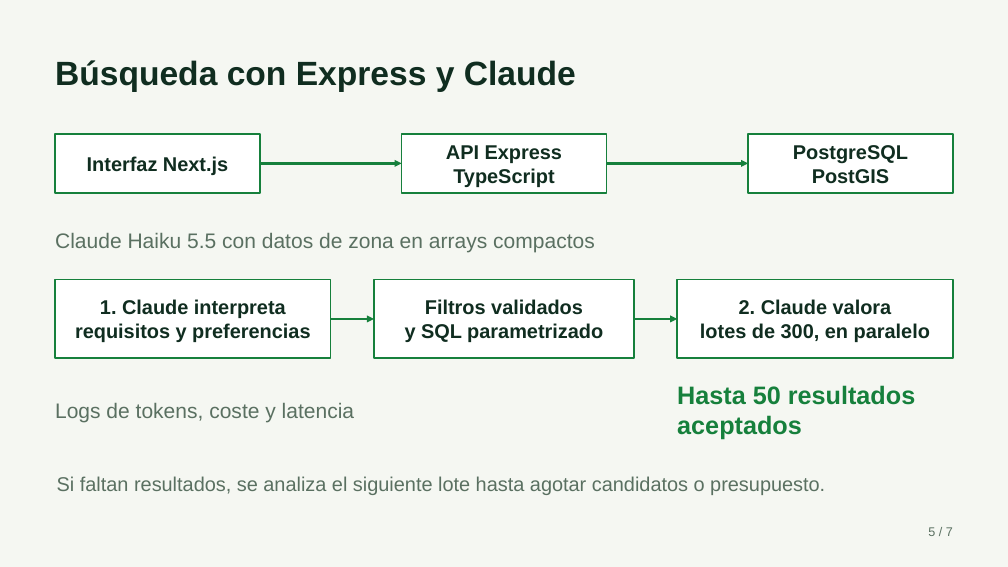
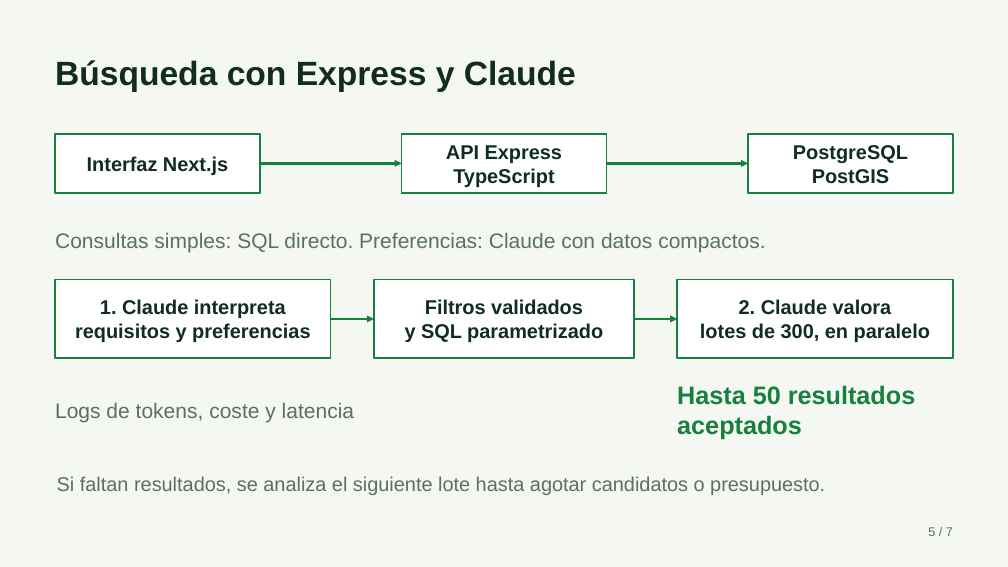
Before and after one commit to mohamed-khachani/civic-pulse-ai, a slide deck: slide 5 of presentation/output/Atlas-pitch-4min.pptx. Drawn at 1008x567 pixels with LibreOffice and Linux fonts; fonts in the diff are those of the drawing. Boxes give left, top, right and bottom in pixels: in the first picture for what was removed or moved away, otherwise in the second. Text is boxed around its words. In the diff, an @@ line names an element or a change of style, - is before the commit and + after.

```diff
--- a/presentation/output/Atlas-pitch-4min.pptx
+++ b/presentation/output/Atlas-pitch-4min.pptx
@@ text at <box>55,233,765,252</box>: text changed @@
-Claude Haiku 5.5 con datos de zona en arrays compactos
+Consultas simples: SQL directo. Preferencias: Claude con datos compactos.
```
Also in this commit, not shown: 23 other files.
